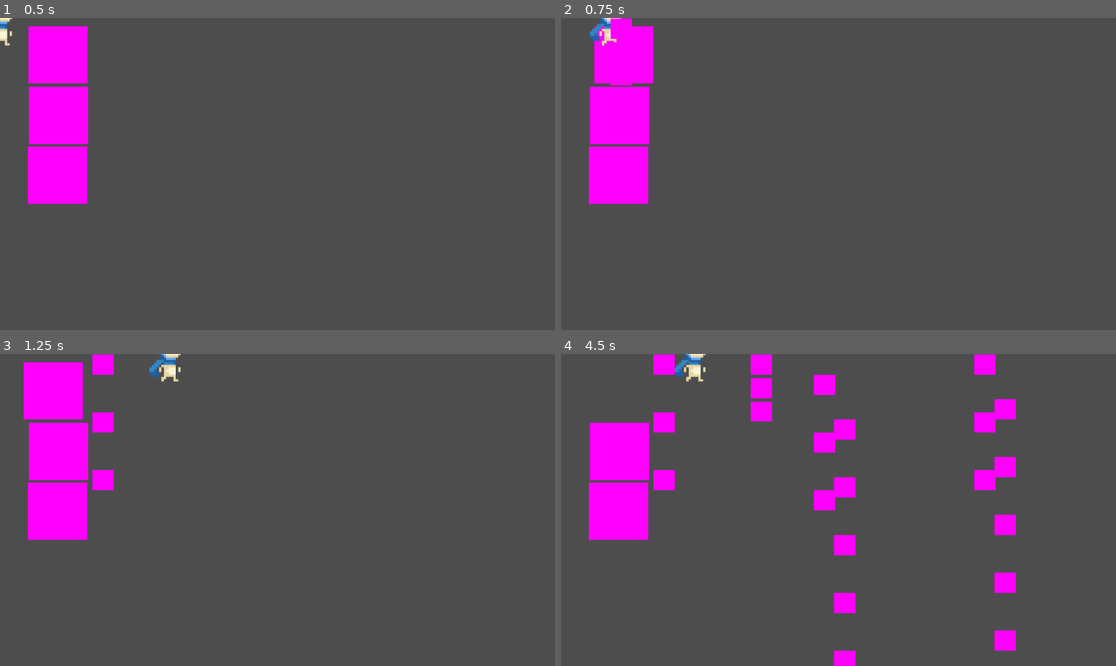
Above: before the commit, frames 1-4 (two rows, left to right).
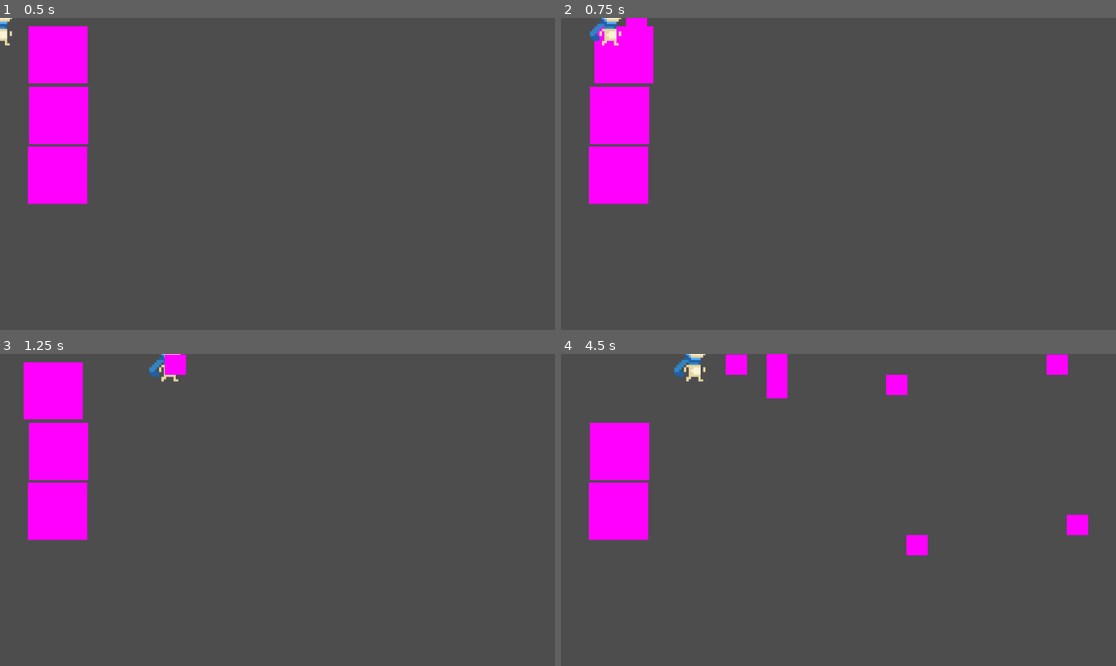
Above: after the commit, the same moments.

Repository: MD-Hamza/ClusterFall
Game: Godot game, scene res://States/PlayState.tscn
Same seed, same stepped clock (60 frames per second), same inputs: the game is played once before the commit and once after it. This scene is started directly instead of the project's main scene.
Inputs (mouse positions are in pixels of both pictures, inside the frame that each line leads up to):
- Up to frame 1 (0.5 s): no input
- Up to frame 2 (0.75 s): tap Enter at 0.5 s; move the mouse to (960, 158) at 0.52 s; hold D (ui_right) from 0.53 s (still down); click (960, 158) at 0.6 s
- Up to frame 3 (1.25 s): keep holding D (ui_right)
- Up to frame 4 (4.5 s): move the mouse to (727, 525) at 1.27 s; release D (ui_right) at 1.28 s; hold S (ui_down) 1.28-2.03 s; click (727, 525) at 1.35 s; move the mouse to (894, 441) at 2.02 s; hold D (ui_right) 2.03-2.78 s; click (894, 441) at 2.1 s; move the mouse to (810, 572) at 2.77 s; hold W (ui_up) 2.78-3.53 s; click (810, 572) at 2.85 s; move the mouse to (1005, 556) at 3.52 s; hold A (ui_left) from 3.53 s (still down); click (1005, 556) at 3.6 s; move the mouse to (672, 463) at 4.27 s; click (672, 463) at 4.35 s

Frame 1 is identical in both runs. In frame 2, 0.2% of the frame differs, in the area x 8-16%, y 0-22%; in frame 3, 1.0%; in frame 4, 7.1%, in the area x 16-95%, y 0-100%.

Commit message:
converging projectiles

Diff:
--- a/Projectile/ProjectileSpawner.gd
+++ b/Projectile/ProjectileSpawner.gd
@@ -4,12 +4,21 @@
 @export var tween_time: float = 0.5
 
 var projectile_scene: PackedScene = preload("res://Projectile/projectile.tscn")
-
+var projectiles: Array = []
+var final_pos: Vector2 = Vector2(500, 300)
 
 func _process(delta):
 	if Input.is_action_just_pressed("shoot"):
 		var player = get_tree().get_nodes_in_group("Player")[0]
 		spawn_projectiles(player.position);
+
+	if Input.is_action_just_released("shoot"):
+		for p in projectiles:
+			if p and p.is_inside_tree():
+				var tween := create_tween()
+				tween.tween_property(p, "position", final_pos, 0.5).set_trans(Tween.TRANS_SINE).set_ease(Tween.EASE_OUT)
+
+		projectiles.clear()
 
 func spawn_projectiles(point: Vector2):
 	var num_projectiles = 5
@@ -18,6 +27,7 @@
 	for i in range(num_projectiles):
 		var projectile = projectile_scene.instantiate()
 		add_child(projectile)
+		projectiles.append(projectile);
 
 		# Start all projectiles at the middle projectile position
 		var start_pos = point
@@ -26,6 +36,8 @@
 		# Target vertical offset relative to middle projectile
 		var y_offset = (i - middle_index) * spacing
 		var target_pos = point + Vector2(150, y_offset)
+		if (i == middle_index):
+			final_pos = target_pos + Vector2(150, 0);
 
 		# Tween to the target position
 		var tween := create_tween()
